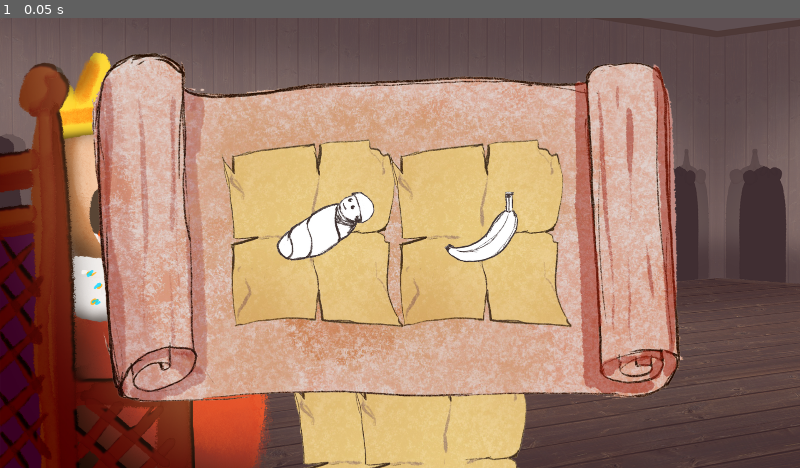
Above: before the commit, frame 1.
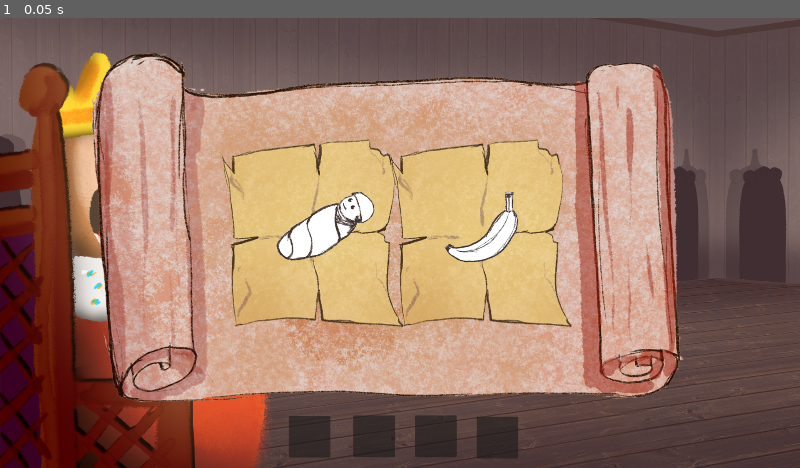
Above: after the commit, the same moment.

Repository: P-Wallis/GGJ-2024
Game: Godot game, scene res://Scenes/level.tscn
Two runs of this game, one before a commit and one after it. Both use one fixed random seed, a clock stepped at 60 frames per second and the inputs below.
Inputs:
- Up to frame 1 (0.05 s): no input

The runs differ from the first frame. In frame 1, 4.7% of the frame differs, in the area x 36-66%, y 83-100%.

Commit message:
Think things are looking good here

Diff:
--- a/Scenes/cards_and_slots_ui.tscn
+++ b/Scenes/cards_and_slots_ui.tscn
@@ -1,8 +1,7 @@
-[gd_scene load_steps=26 format=3 uid="uid://cawgtx8itufjp"]
+[gd_scene load_steps=25 format=3 uid="uid://cawgtx8itufjp"]
 
 [ext_resource type="Script" path="res://Scripts/actionslotservice.gd" id="1_3nsv5"]
-[ext_resource type="PackedScene" uid="uid://bsg6rybm557fg" path="res://Scenes/card.tscn" id="2_bmaim"]
-[ext_resource type="Script" path="res://Scripts/actionslot.gd" id="3_ts763"]
+[ext_resource type="PackedScene" uid="uid://ci53oog6cxy58" path="res://Scenes/actionslot.tscn" id="2_4rlrw"]
 [ext_resource type="Script" path="res://Scripts/card_grid_populater.gd" id="4_4h1py"]
 [ext_resource type="Resource" uid="uid://mp1epypx480u" path="res://CardData/Baby.tres" id="5_xuilb"]
 [ext_resource type="Resource" uid="uid://dawd57rt7p24n" path="res://CardData/Banana.tres" id="6_vttwr"]
@@ -33,21 +32,33 @@
 anchors_preset = 0
 script = ExtResource("1_3nsv5")
 
-[node name="action_slot1" parent="action_slots" instance=ExtResource("2_bmaim")]
+[node name="action_slot1" parent="action_slots" instance=ExtResource("2_4rlrw")]
 layout_mode = 0
-offset_left = 694.0
-offset_top = 826.0
-offset_right = 794.0
-offset_bottom = 926.0
-script = ExtResource("3_ts763")
+offset_left = 693.0
+offset_top = 955.0
+offset_right = 793.0
+offset_bottom = 1055.0
 
-[node name="action_slot2" parent="action_slots" instance=ExtResource("2_bmaim")]
+[node name="action_slot2" parent="action_slots" instance=ExtResource("2_4rlrw")]
 layout_mode = 0
-offset_left = 842.0
-offset_top = 828.0
-offset_right = 942.0
-offset_bottom = 928.0
-script = ExtResource("3_ts763")
+offset_left = 848.0
+offset_top = 954.0
+offset_right = 948.0
+offset_bottom = 1054.0
+
+[node name="action_slot3" parent="action_slots" instance=ExtResource("2_4rlrw")]
+layout_mode = 0
+offset_left = 996.0
+offset_top = 954.0
+offset_right = 1096.0
+offset_bottom = 1054.0
+
+[node name="action_slot4" parent="action_slots" instance=ExtResource("2_4rlrw")]
+layout_mode = 0
+offset_left = 1144.0
+offset_top = 957.0
+offset_right = 1244.0
+offset_bottom = 1057.0
 
 [node name="GridBackground" type="TextureRect" parent="."]
 offset_left = 218.0
